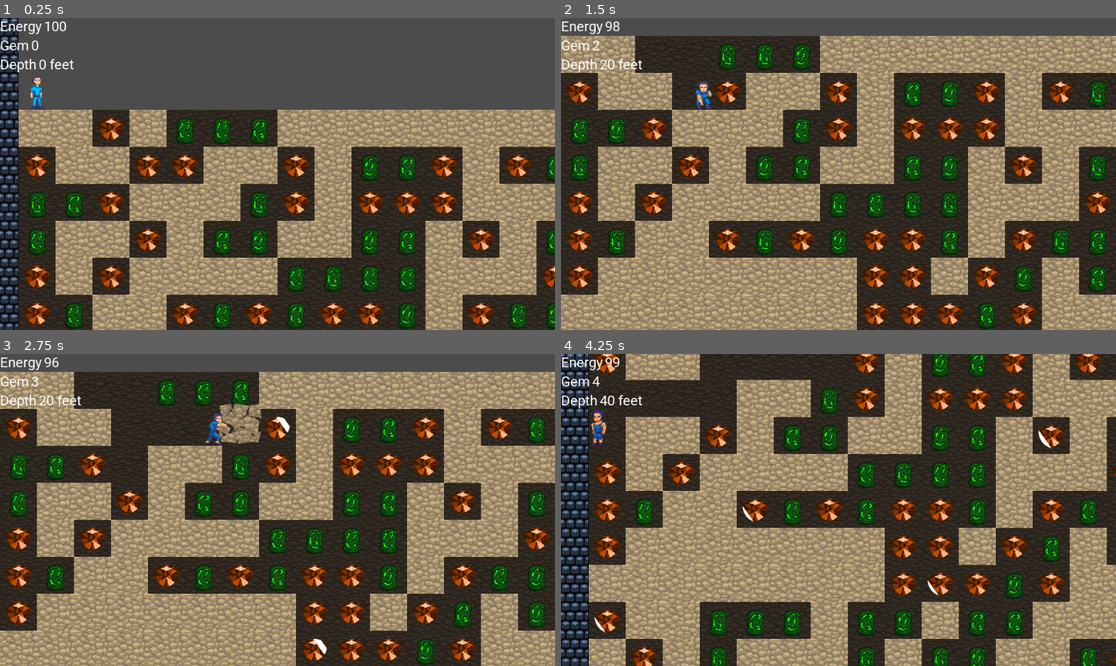
Above: before the commit, frames 1-4 (two rows, left to right).
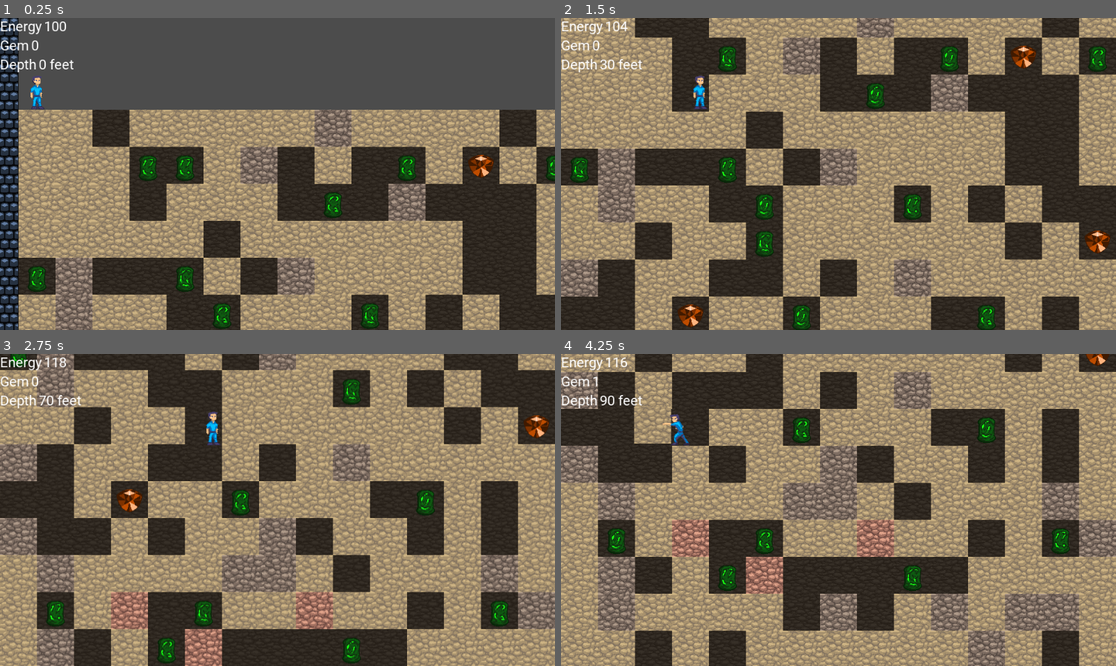
Above: after the commit, the same moments.

Repository: jusw85/ld48-godot
Game: Godot game, scene res://main.tscn
Same seed, same stepped clock (60 frames per second), same inputs: the game is played once before the commit and once after it. Sound files missing from this copy of the repository are replaced by a short silence.
Inputs:
- Up to frame 1 (0.25 s): no input
- Up to frame 2 (1.5 s): hold Right (ui_right) 0.53-1.28 s; hold Down (ui_down) from 1.28 s (still down)
- Up to frame 3 (2.75 s): release Down (ui_down) at 2.03 s; hold Right (ui_right) from 2.03 s (still down)
- Up to frame 4 (4.25 s): release Right (ui_right) at 2.78 s; hold Up (ui_up) 2.78-3.53 s; hold Left (ui_left) from 3.53 s (still down)

The runs differ from the first frame. In frame 1, 39% of the frame differs, in the area x 3-100%, y 29-100%; in frame 2, 77%, in the area x 0-100%, y 0-100%; in frame 3, 76%; in frame 4, 74%.

Commit message:
Tweak level generation

Diff:
--- a/collectibles/fuel.tscn
+++ b/collectibles/fuel.tscn
@@ -37,6 +37,7 @@
 
 [node name="Fuel" type="Node2D"]
 script = ExtResource( 2 )
+fuel_pickup_value = 5
 
 [node name="Area2D" type="Area2D" parent="."]
 position = Vector2( 32, 32 )
@@ -49,7 +50,7 @@
 [node name="AnimatedSprite" type="AnimatedSprite" parent="Area2D"]
 frames = SubResource( 6 )
 animation = "flash"
-frame = 1
+frame = 2
 playing = true
 
 [node name="Sfx" type="AudioStreamPlayer" parent="."]
--- a/level/level.gd
+++ b/level/level.gd
@@ -16,8 +16,22 @@
 const Fuel := preload("res://collectibles/fuel.tscn")
 const Gem := preload("res://collectibles/gem.tscn")
 
+# fuel, gem, empty, stone(rest)
+# last val computed
+var tile_prob = [
+	[0.07, 0.02, 0.20, 0.71]
+]
 
-# Called when the node enters the scene tree for the first time.
+var stone_prob = [
+	[0.90, 0.10, 0.00, 0.00], \
+	[0.80, 0.15, 0.05, 0.00], \
+	[0.75, 0.15, 0.05, 0.05], \
+	[0.65, 0.20, 0.10, 0.05], \
+	[0.50, 0.30, 0.10, 0.10], \
+	[0.30, 0.40, 0.15, 0.15], \
+]
+
+# feature: create premade vaults
 func _ready():
 	randomize()
 	_create_map()
@@ -38,43 +52,45 @@
 			bounds_max.y = int(pos.y)
 
 
-func _replace_map_tiles_with_objects():
-	var fuels = tilemap.get_used_cells_by_id(0)
-	for pos in fuels:
-		tilemap.set_cellv(pos, -1)
-		var instance = Fuel.instance()
-		add_child(instance)
-		var local_pos = tilemap.map_to_world(pos)
-#		var global_pos = tilemap.to_global(local_pos)
-		instance.position = local_pos
-
-	var gems = tilemap.get_used_cells_by_id(1)
-	for pos in gems:
-		tilemap.set_cellv(pos, -1)
-		var instance = Gem.instance()
-		add_child(instance)
-		var local_pos = tilemap.map_to_world(pos)
-#		var global_pos = tilemap.to_global(local_pos)
-		instance.position = local_pos
-
-
 # 6 down view range
-# 15 across x 10
+# 15 across x 10 = 150 tiles
 # fuel: 0
 # gem: 1
 # rocks: 4 - 1, 3, 5 ,7
 # gen_depth: 0,4,14,24,34,...
+# gen_depth normalized: 1,2,3,4
+# gem / fuel / emptytiles / stone
 func _create_map():
-	print(gen_depth)
+	var total_tiles = gen_range * 15
 	for y in range(gen_bottom, gen_bottom + gen_range):
 		for x in range(0, 15):
-			if randf() < 0.2:
+			var p = randf()
+			var idx = gen_depth
+			if gen_depth >= tile_prob.size():
+				idx = tile_prob.size() - 1
+			if p < tile_prob[idx][0]:
+				_create_fuel(x, y)
+			elif p < tile_prob[idx][0] + tile_prob[idx][1]:
 				_create_gem(x, y)
-			elif randf() < 0.4:
-				_create_fuel(x, y)
+			elif p < tile_prob[idx][0] + tile_prob[idx][1] + tile_prob[idx][2]:
+				pass
 			else:
-				tilemap.set_cell(x, y, \
-					4, false, false, false, Vector2(1, 0))
+				p = randf()
+				idx = gen_depth
+				if gen_depth >= stone_prob.size():
+					idx = stone_prob.size() - 1
+				if p < stone_prob[idx][0]:
+					tilemap.set_cell(x, y, \
+						4, false, false, false, Vector2(1, 0))
+				elif p < stone_prob[idx][0] + stone_prob[idx][1]:
+					tilemap.set_cell(x, y, \
+						4, false, false, false, Vector2(3, 0))
+				elif p < stone_prob[idx][0] + stone_prob[idx][1] + stone_prob[idx][2]:
+					tilemap.set_cell(x, y, \
+						4, false, false, false, Vector2(5, 0))
+				else:
+					tilemap.set_cell(x, y, \
+						4, false, false, false, Vector2(7, 0))
 
 			soil.set_cell(x, y, \
 				4, false, false, false, Vector2(0, 0))
@@ -100,7 +116,30 @@
 	var local_pos = tilemap.map_to_world(Vector2(x, y))
 	instance.position = local_pos
 
+
+# first = range - buffer + 1
+# step = range
 func check_create_map(depth: int):
 	if depth > gen_bottom - gen_buffer:
+		depth =  (depth + gen_buffer - 1) / gen_range
 		gen_depth = depth
 		_create_map()
+
+#func _replace_map_tiles_with_objects():
+#	var fuels = tilemap.get_used_cells_by_id(0)
+#	for pos in fuels:
+#		tilemap.set_cellv(pos, -1)
+#		var instance = Fuel.instance()
+#		add_child(instance)
+#		var local_pos = tilemap.map_to_world(pos)
+##		var global_pos = tilemap.to_global(local_pos)
+#		instance.position = local_pos
+#
+#	var gems = tilemap.get_used_cells_by_id(1)
+#	for pos in gems:
+#		tilemap.set_cellv(pos, -1)
+#		var instance = Gem.instance()
+#		add_child(instance)
+#		var local_pos = tilemap.map_to_world(pos)
+##		var global_pos = tilemap.to_global(local_pos)
+#		instance.position = local_pos
--- a/player/player.tscn
+++ b/player/player.tscn
@@ -13,6 +13,7 @@
 [node name="KinematicBody2D" type="KinematicBody2D"]
 collision_layer = 4
 script = ExtResource( 2 )
+xp_to_level = [ 4, 8, 12 ]
 
 [node name="DirectionalInput" type="Node" parent="."]
 script = ExtResource( 1 )
